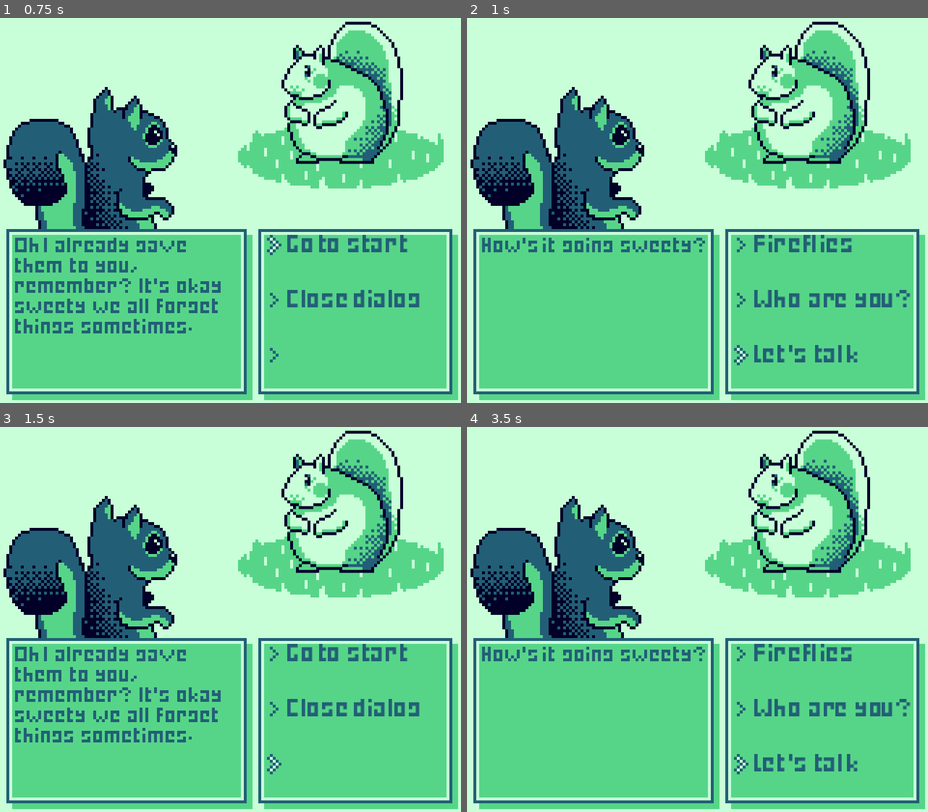
Above: before the commit, frames 1-4 (two rows, left to right).
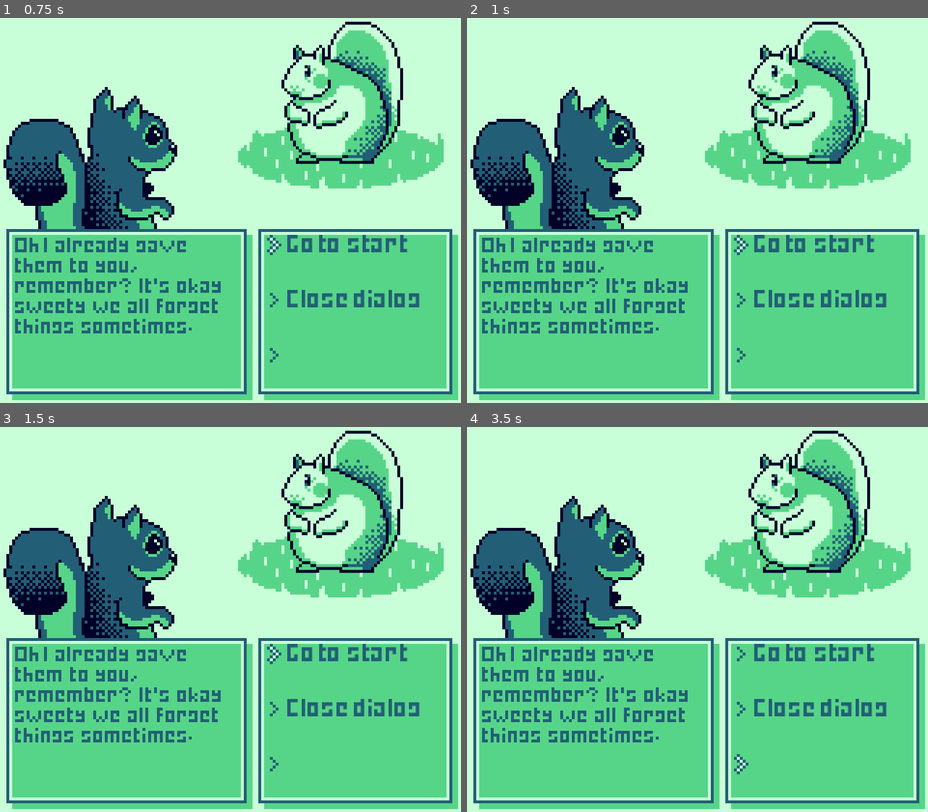
Above: after the commit, the same moments.

Repository: livcl-be/Nut-Digger
Game: Godot game, scene res://scenes/dialog.tscn
Two runs of this game, one before a commit and one after it. Both use one fixed random seed, a clock stepped at 60 frames per second and the inputs below. This scene is started directly instead of the project's main scene.
Inputs (mouse positions are in pixels of both pictures, inside the frame that each line leads up to):
- Up to frame 1 (0.75 s): tap Enter at 0.5 s; move the mouse to (331, 172) at 0.52 s; hold D (GB_right) from 0.53 s (still down); tap Shift (GB_A) at 0.6 s
- Up to frame 2 (1 s): keep holding D (GB_right); tap W (GB_up) at 0.77 s; right-click (798, 172) at 0.8 s
- Up to frame 3 (1.5 s): keep holding D (GB_right); tap W (GB_up) at 1.07 s; move the mouse to (138, 623) at 1.27 s; right-click (138, 623) at 1.35 s
- Up to frame 4 (3.5 s): tap W (GB_up) at 1.52, 1.55, 1.82, 3.02, 3.32 s; move the mouse to (743, 511) at 2.02 s; release D (GB_right) at 2.03 s; hold A (GB_left) 2.03-2.78 s; hold W (GB_up) 2.03-2.78 s; tap Shift (GB_A) at 2.3, 2.85 s; tap Space at 2.75 s; move the mouse to (674, 684) at 2.77 s; hold D (GB_right) from 2.78 s (still down); right-click (674, 684) at 3.05 s

Frame 1 is identical in both runs. In frame 2, 4.8% of the frame differs, in the area x 3-97%, y 56-91%; in frame 3, 0.2%; in frame 4, 4.6%.

Commit message:
Fix problems with resetting selection position

Diff:
--- a/scripts/dialog.gd
+++ b/scripts/dialog.gd
@@ -181,7 +181,8 @@
 				elif selected_input == 0:
 					pass # TODO end game
 
-	selected_input = 0
+		selected_input = 0
+		_update_highlighted_choise()
 
 func end_of_dialog_tree():
 	match selected_input:
@@ -205,17 +206,7 @@
 		if selected_input < 0:
 			selected_input = 2
 
-		match selected_input:
-			0:
-				answer_choise_1.texture = ANSWER_HIGHLIGHTED
-				answer_choise_2.texture = ANSWER_NOT_HIGHLIGHTED
-			1:
-				answer_choise_2.texture = ANSWER_HIGHLIGHTED
-				answer_choise_3.texture = ANSWER_NOT_HIGHLIGHTED
-			2:
-				answer_choise_3.texture = ANSWER_HIGHLIGHTED
-				answer_choise_1.texture = ANSWER_NOT_HIGHLIGHTED
-			_: selected_input = 0
+		_update_highlighted_choise()
 
 	if Input.is_action_just_pressed("GB_down"):
 		update_gui = true
@@ -224,14 +215,20 @@
 		if selected_input > 2:
 			selected_input = 0
 
-		match selected_input:
-			0:
-				answer_choise_1.texture = ANSWER_HIGHLIGHTED
-				answer_choise_3.texture = ANSWER_NOT_HIGHLIGHTED
-			1:
-				answer_choise_2.texture = ANSWER_HIGHLIGHTED
-				answer_choise_1.texture = ANSWER_NOT_HIGHLIGHTED
-			2:
-				answer_choise_3.texture = ANSWER_HIGHLIGHTED
-				answer_choise_2.texture = ANSWER_NOT_HIGHLIGHTED
-			_: selected_input = 0
+		_update_highlighted_choise()
+
+func _update_highlighted_choise():
+	match selected_input:
+		0:
+			answer_choise_1.texture = ANSWER_HIGHLIGHTED
+			answer_choise_3.texture = ANSWER_NOT_HIGHLIGHTED
+			answer_choise_2.texture = ANSWER_NOT_HIGHLIGHTED
+		1:
+			answer_choise_2.texture = ANSWER_HIGHLIGHTED
+			answer_choise_1.texture = ANSWER_NOT_HIGHLIGHTED
+			answer_choise_3.texture = ANSWER_NOT_HIGHLIGHTED
+		2:
+			answer_choise_3.texture = ANSWER_HIGHLIGHTED
+			answer_choise_2.texture = ANSWER_NOT_HIGHLIGHTED
+			answer_choise_1.texture = ANSWER_NOT_HIGHLIGHTED
+		_: selected_input = 0
--- a/scripts/movement.gd
+++ b/scripts/movement.gd
@@ -74,7 +74,7 @@
 func _process(_delta):
 	process_input()
 	process_animation()
-	process_camera_rig()
+	process_camera_rig(_delta)
 
 func _physics_process(delta):
 	process_jump(delta)
@@ -108,12 +108,12 @@
 		sprite.play("idle")
 
 func process_input():
-	input_axis.x = Input.get_axis("move_left", "move_right")
-	input_axis.y = - Input.get_action_strength("move_jump")
+	input_axis.x = Input.get_axis("GB_left", "GB_right")
+	input_axis.y = - Input.get_action_strength("GB_up")
 
 func process_jump(delta: float):
 	if is_on_floor():
-		var jump_pressed: bool = Input.is_action_pressed("move_jump")
+		var jump_pressed: bool = Input.is_action_pressed("GB_up")
 
 		if not jump_pressed and is_start_jumping:
 			is_start_jumping = false
@@ -127,7 +127,7 @@
 	else:
 		var gravity: int = GRAVITY
 
-		if Input.is_action_pressed("move_jump") and not is_falling:
+		if Input.is_action_pressed("GB_up") and not is_falling:
 			gravity = LONG_JUMP_GRAVITY
 		else:
 			is_start_jumping = false
@@ -182,7 +182,7 @@
 	speed_scale = abs(velocity.x) / MAX_SPEED
 
 func process_dash(delta: float):
-	if Input.is_action_just_pressed("move_dash") and !is_dashing and !dash_cooldown and (is_on_floor() or !dashed_during_jump):
+	if Input.is_action_just_pressed("GB_A") and !is_dashing and !dash_cooldown and (is_on_floor() or !dashed_during_jump):
 		previous_dash_velocity = velocity
 		velocity.x = -DASH_VELOCITY if is_facing_left else DASH_VELOCITY
 		is_dashing = true
@@ -199,7 +199,7 @@
 	sprite.flip_h = !is_facing_left
 
 	if velocity and animation_name != "jump to flying":
-		sprite.speed_scale = max(1.4, speed_scale * 5.0)
+		sprite.speed_scale = max(0.8, speed_scale * 5.0)
 
 	if is_start_jumping:
 		sprite.speed_scale = SPRITE_START_JUMPING_SPEED
@@ -216,9 +216,9 @@
 		sprite.speed_scale = SPRITE_IDLE_SPEED
 		sprite.play("idle")
 
-func process_camera_rig():
-	camera_rig.position.x += input_axis.x * CAMERA_HORIZONTAL_OFFSET * 0.1
-	camera_rig.position.y += input_axis.y * CAMERA_VERTICAL_OFFSET * 0.1
+func process_camera_rig(delta: float):
+	camera_rig.position.x += input_axis.x * CAMERA_HORIZONTAL_OFFSET * delta * 7
+	camera_rig.position.y += input_axis.y * CAMERA_VERTICAL_OFFSET * delta * 7
 
 	# Clipping
 	if CAMERA_HORIZONTAL_CLIP < abs(camera_rig.position.x):
